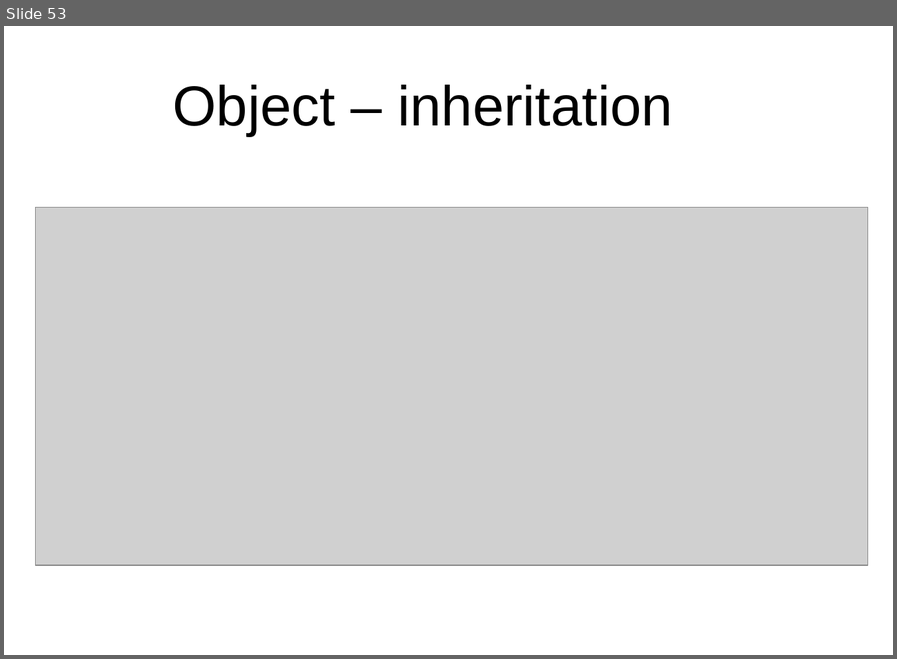
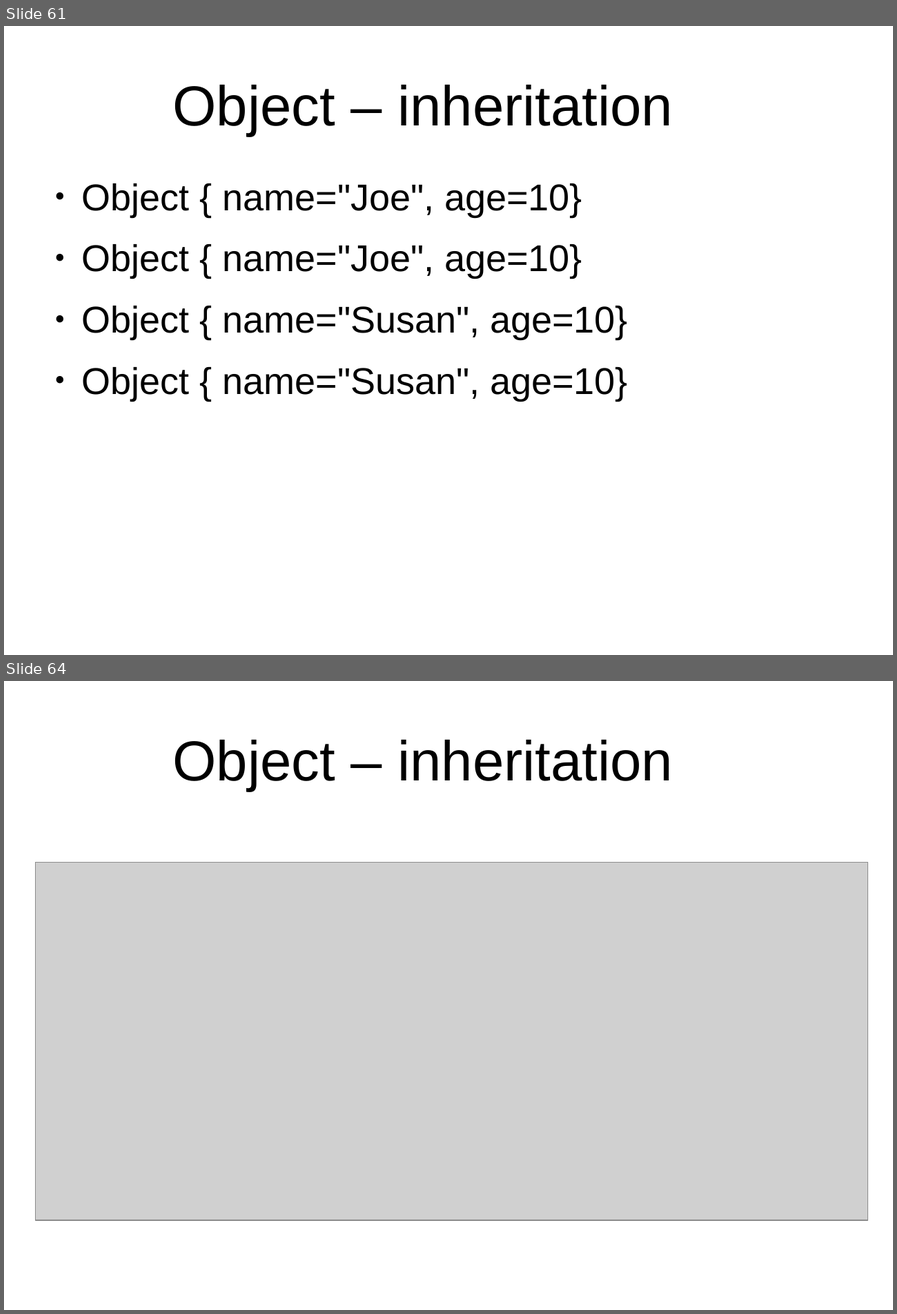
Before and after one commit to peterborkuti/other, a slide deck: JavaScriptBasics/jsbasics-slide.odp. Shown one above the other, each under a label of ours: slide 53 before the commit, slides 61 and 64 after it; the slides between them are not shown. The pictures are 897x659 and 897x1314 pixels, drawn with LibreOffice and Linux fonts; fonts in the diff are those of the drawing; grey boxes stand for pictures; background and template pictures are left out. Boxes give left, top, right and bottom in pixels: in the first picture for what was removed or moved away, otherwise in the second. Text is boxed around its words. In the diff, an @@ line names an element or a change of style, - is before the commit and + after.

```diff
--- a/JavaScriptBasics/jsbasics-slide.odp
+++ b/JavaScriptBasics/jsbasics-slide.odp
@@ slide 61 added at [4,26,893,655], background #FFFFFF @@
@@ title added at [173,85,673,136], 53.3 pt, text #000000 @@
+Object – inheritation
@@ text added at [82,183,628,400], 35.3 pt, text #000000 @@
+● Object { name="Joe", age=10}
+● Object { name="Joe", age=10}
+● Object { name="Susan", age=10}
+● Object { name="Susan", age=10}
@@ what was slide 53 is now slide 64 @@
```
Also in this commit, not shown: 8 slides changed, 11 other slides added, 2 other files.
